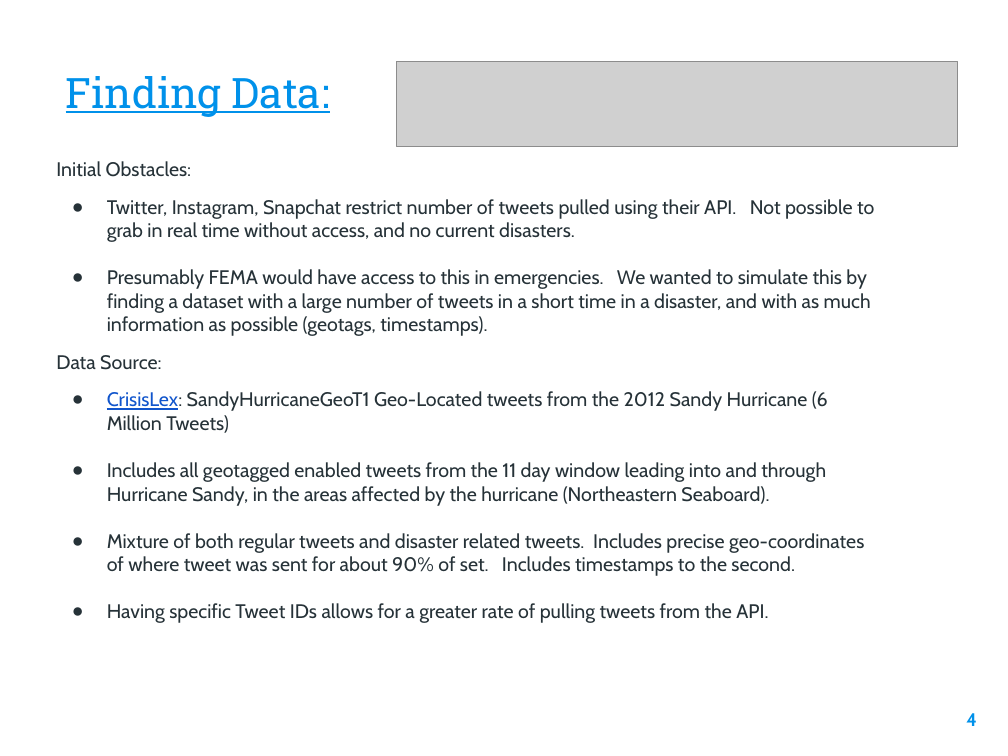
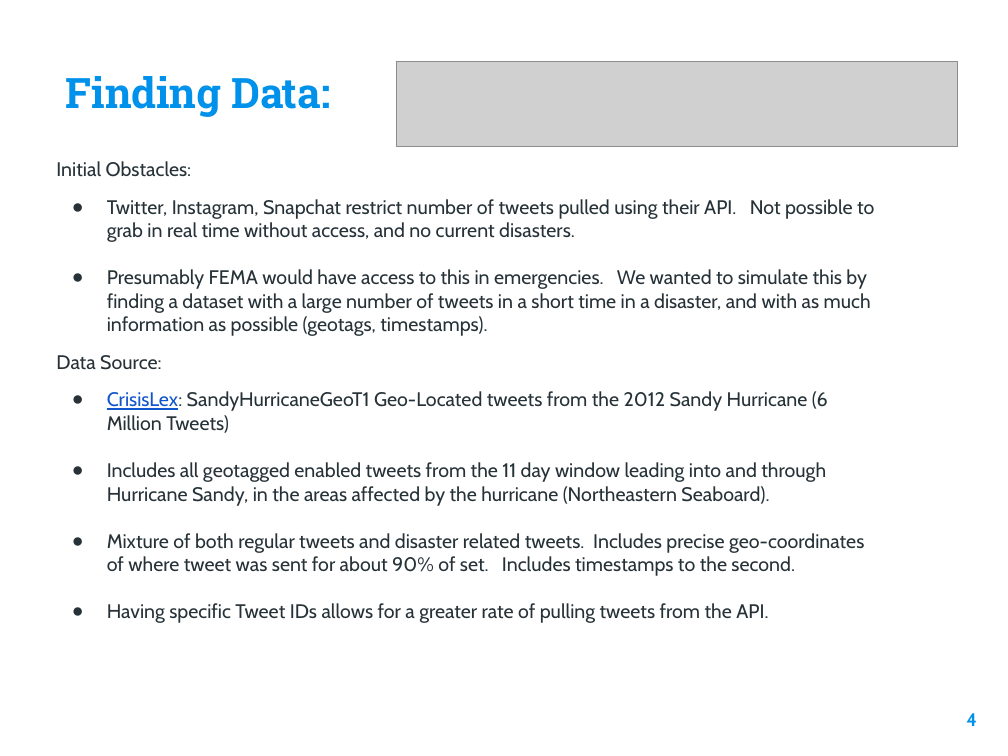
Before and after one commit to eamonious/disaster-tweet-classification, a slide deck: slide 4 of presentation.pptx. Drawn at 1008x756 pixels with LibreOffice and Linux fonts; fonts in the diff are those of the drawing; grey boxes stand for pictures; background and template pictures are left out. Boxes give left, top, right and bottom in pixels: in the first picture for what was removed or moved away, otherwise in the second. Text is boxed around its words. In the diff, an @@ line names an element or a change of style, - is before the commit and + after.

```diff
--- a/presentation.pptx
+++ b/presentation.pptx
@@ title "Finding Data:" at <box>66,76,330,117</box>: bold on, underline off @@
```
Also in this commit, not shown: 10 other slides changed, 15 other files.
